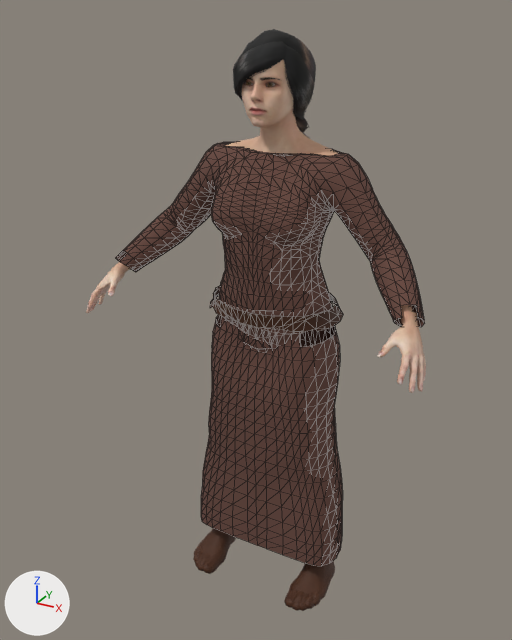
The glTF model modelle/figuren/menschen/probe_frau/probe_frau.gltf as it was, and as the next commit left it.
The view is the same before and after, from a 50 mm lens placed at (0.976, -1.941, 1.925), pointed at (-0.041, -0.091, 1.0). The axes (+X, +Y, +Z) are drawn at lower left. The lights are the same throughout. The picture after the commit comes second. Mesh edges are drawn as thin lines on the coarser meshes. Vertices at exactly the same position are counted once.

The first picture shows 'Guertel', 'Haare', 'Kittel', 'Kittelrock', 'Koerper', 'Schuhe' and 1 more.
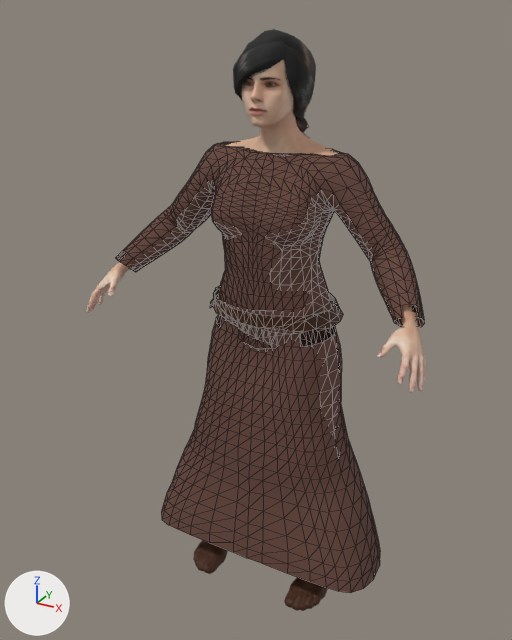
What differs and where, as boxes [x1, y1, x2, y2] in the pictures (512 x 640 px):
'Kittelrock', reshaped (54% wider, 11% taller): before [201, 315, 343, 566]; after [161, 315, 380, 593]

What the commit changed:
me_kittelrock is used by ob_kittelrock; location (0.0, 0.0, 0.0).
me_kittelrock had 625 vertices, 1176 faces and spanned x -0.277..0.277, y -0.177..0.119, z 0.142..1.014.
me_kittelrock now has 625 vertices, 1176 faces and spans x -0.429..0.429, y -0.233..0.14, z 0.143..1.014.
me_kittelrock part 1: 576 of 625 vertices moved; they spanned x -0.277..0.277, y -0.177..0.114, z 0.142..0.924 and now span x -0.429..0.429, y -0.233..0.14, z 0.143..0.924; mean shift (0.0, -0.006, 0.001); largest move (-0.267, -0.12, 0.143) -> (-0.413, -0.175, 0.144).
